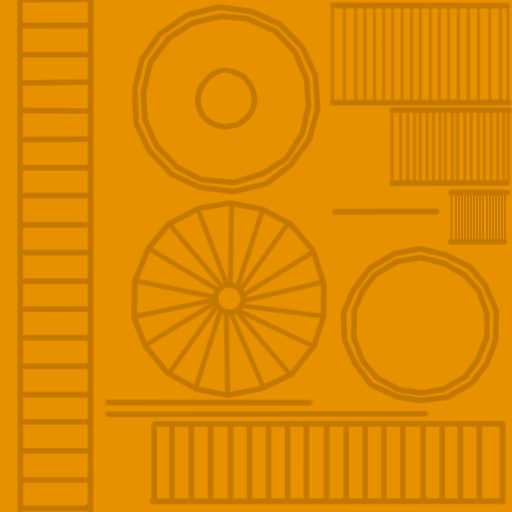
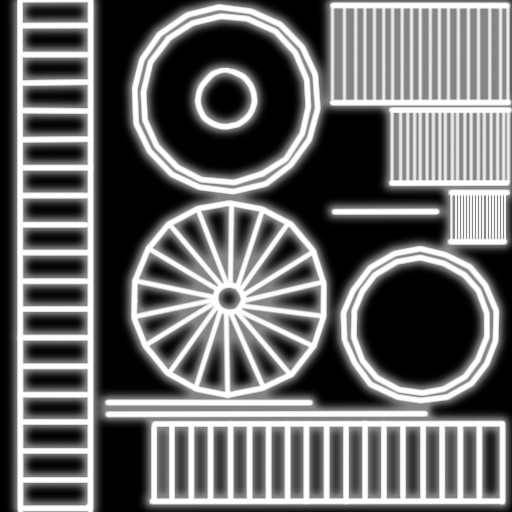
Two versions of the same layered image (512 × 512). Layer-by-layer changes:
painted on "Fond 1" over bbox(0, 0, 512, 512)
hid "Calque 2" over bbox(0, 0, 512, 512)
